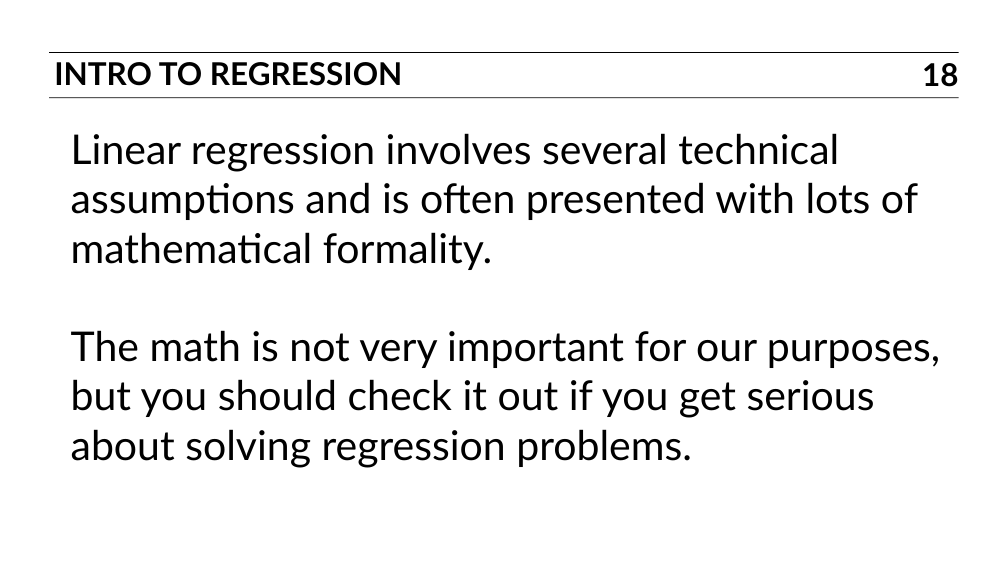
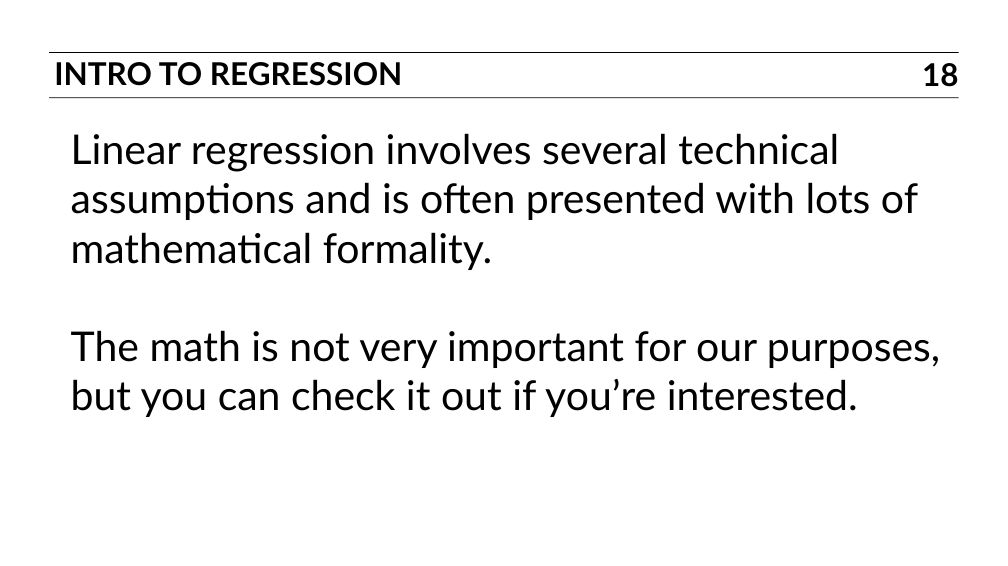
Before and after one commit to ajschumacher/gadsdc, a slide deck: slide 18 of 07-linear/slides.pptx. Drawn at 1008x566 pixels with LibreOffice and Linux fonts; fonts in the diff are those of the drawing. Boxes give left, top, right and bottom in pixels: in the first picture for what was removed or moved away, otherwise in the second. Text is boxed around its words. In the diff, an @@ line names an element or a change of style, - is before the commit and + after.

```diff
--- a/07-linear/slides.pptx
+++ b/07-linear/slides.pptx
@@ text at (71, 330, 940, 417): text changed @@
-The math is not very important for our purposes, but you should check it out if you get serious about solving regression problems.
+The math is not very important for our purposes, but you can check it out if you’re interested.
```
Also in this commit, not shown: 5 other slides changed.
